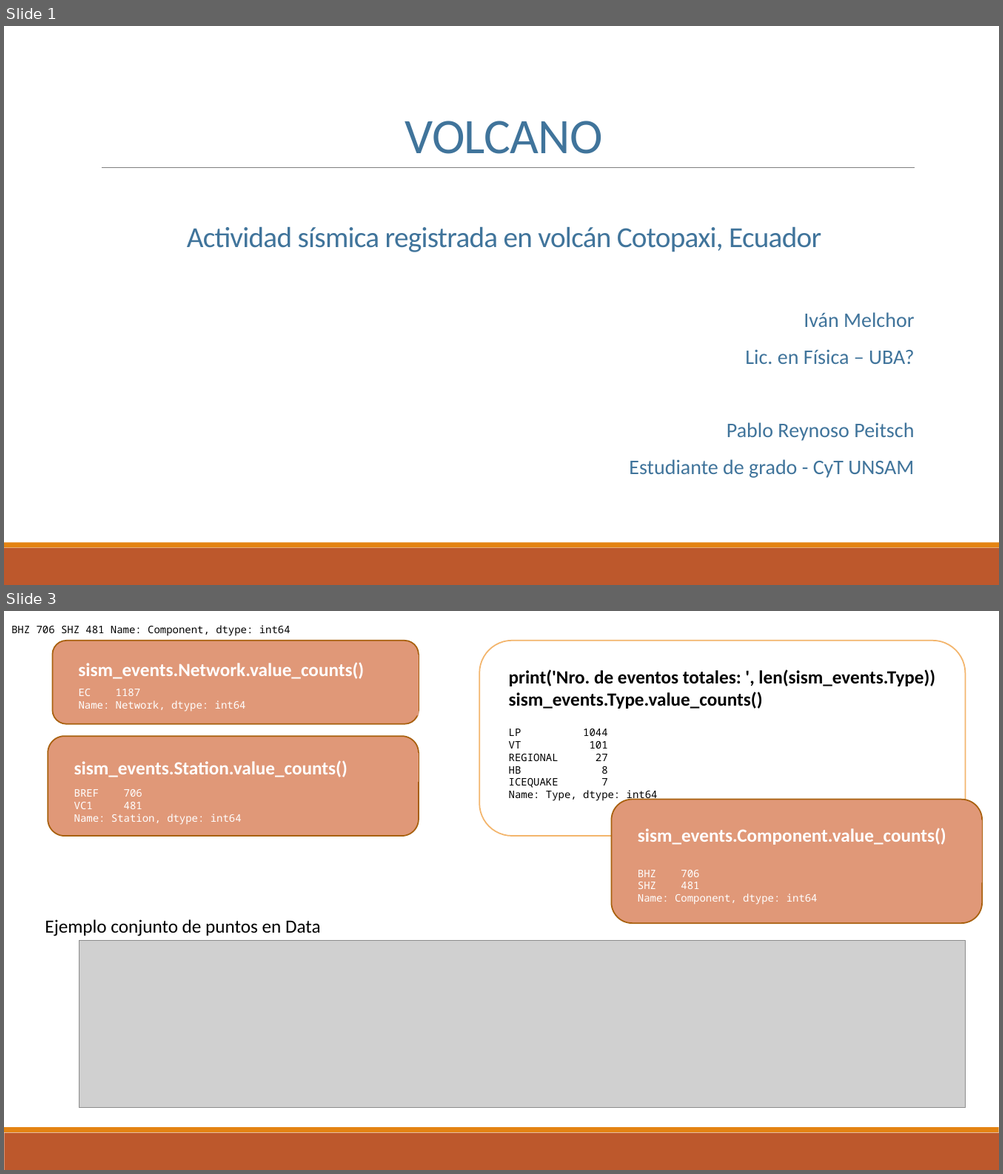
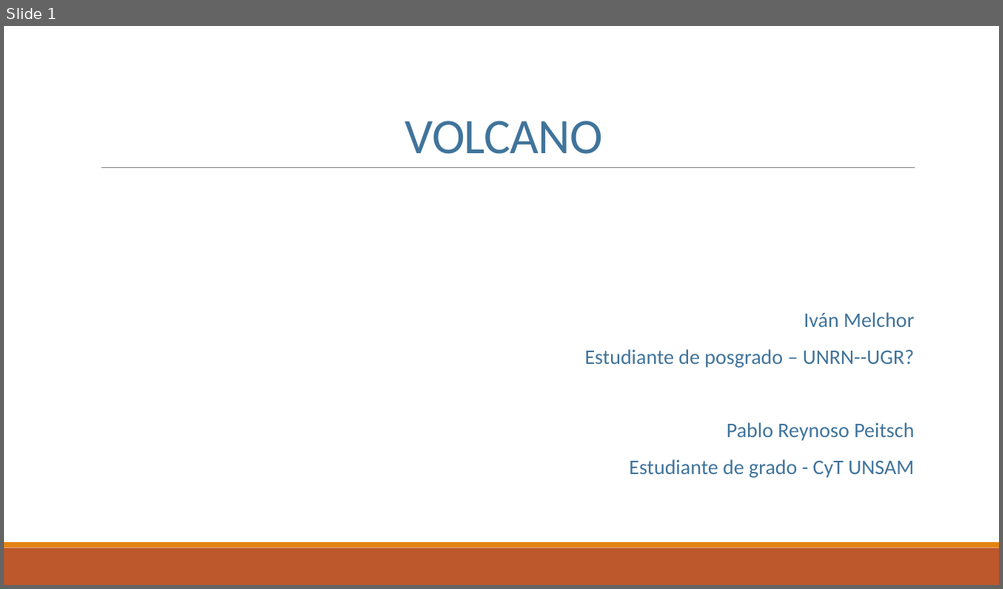
Before and after one commit to ifmelchor/volcano_ML-UNSAM, a slide deck: presentacion/01.pptx. Shown one above the other, each under a label of ours: slides 1 and 3 before the commit, slide 1 after it; the slides between them are not shown. The pictures are 1003x1174 and 1003x589 pixels, drawn with LibreOffice and Linux fonts; fonts in the diff are those of the drawing; grey boxes stand for pictures. Boxes give left, top, right and bottom in pixels: in the first picture for what was removed or moved away, otherwise in the second. Text is boxed around its words. In the diff, an @@ line names an element or a change of style, - is before the commit and + after.

```diff
--- a/presentacion/01.pptx
+++ b/presentacion/01.pptx
@@ slide 3 removed at (4, 611, 999, 1170), background #FFFFFF; not listed: 2 template elements that a slide beside it also shows @@
@@ text removed at (11, 625, 290, 636) @@
-BHZ 706 SHZ 481 Name: Component, dtype: int64
@@ rounded rectangle removed at (53, 641, 419, 724) @@
@@ rounded rectangle removed at (479, 641, 965, 836) @@
@@ text removed at (78, 662, 364, 679) @@
-sism_events.Network.value_counts()
@@ rectangle removed at (501, 662, 946, 715) @@
-print('Nro. de eventos totales: ', len(sism_events.Type))
-sism_events.Type.value_counts()
@@ text removed at (79, 689, 246, 712) @@
-EC 1187
-Name: Network, dtype: int64
@@ rounded rectangle removed at (48, 736, 419, 836) @@
@@ rectangle removed at (501, 722, 692, 805) @@
-LP 1044
-VT 101
-REGIONAL 27
-HB 8
-ICEQUAKE 7
-Name: Type, dtype: int64
@@ text removed at (74, 760, 347, 777) @@
-sism_events.Station.value_counts()
@@ text removed at (74, 789, 242, 825) @@
-BREF 706
-VC1 481
-Name: Station, dtype: int64
@@ rounded rectangle removed at (612, 800, 982, 923) @@
@@ text removed at (637, 828, 946, 845) @@
-sism_events.Component.value_counts()
@@ text removed at (637, 870, 817, 905) @@
-BHZ 706
-SHZ 481
-Name: Component, dtype: int64
@@ text removed at (45, 920, 321, 937) @@
-Ejemplo conjunto de puntos en Data
@@ picture removed at (79, 941, 966, 1108) @@
@@ slide 1 changed as well @@
@@ text removed at (187, 227, 821, 252) @@
-Actividad sísmica registrada en volcán Cotopaxi, Ecuador
@@ text at (585, 349, 913, 368): text changed @@
-  Lic. en Física – UBA?
+  Estudiante de posgrado – UNRN--UGR?
```
Also in this commit, not shown: 1 other slide changed, 6 slides added, 4 other slides removed, 10 other files.
